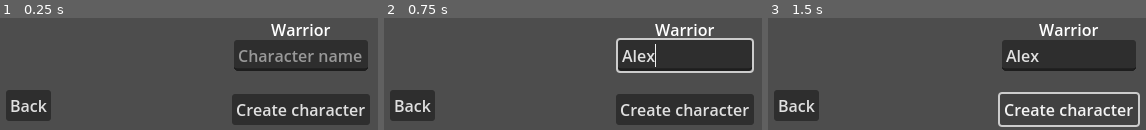
Above: before the commit, frames 1-3 (left to right).
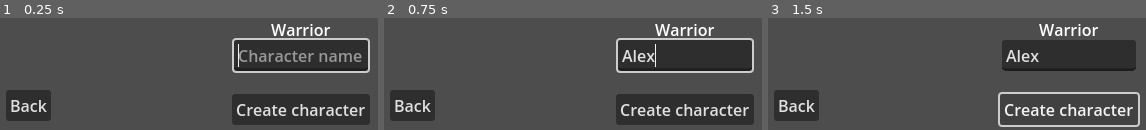
Above: after the commit, the same moments.

Repository: KTrevis/go-dot-client
Game: Godot game, scene res://scenes/UI/CCS/CCS.tscn
Same seed, same stepped clock (60 frames per second), same inputs: the game is played once before the commit and once after it. This scene is started directly instead of the project's main scene.
Inputs (mouse positions are in pixels of both pictures, inside the frame that each line leads up to):
- Up to frame 1 (0.25 s): no input
- Up to frame 2 (0.75 s): click (686, 54) at 0.52 s; type "Alex" at 0.6 s
- Up to frame 3 (1.5 s): click "Create character" at 1.25 s

The runs differ from the first frame. In frame 1, 1.6% of the frame differs, in the area x 61-98%, y 17-50%; in frame 2, nothing differs; in frame 3, nothing differs.
Error before the commit: Out of bounds get index '0' (on base: 'Array') (res://scenes/UI/CCS/CCS.gd:14)
Error after the commit: Out of bounds get index '0' (on base: 'Array') (res://scenes/UI/CCS/CCS.gd:15)

Commit message:
basic ccs + character deletion done

Diff:
--- a/scenes/UI/CCS/CCS.gd
+++ b/scenes/UI/CCS/CCS.gd
@@ -10,6 +10,7 @@
 	return load("res://scenes/UI/CCS/CCS.tscn").instantiate() as CCS
 
 func _ready() -> void:
+	$LineEdit.grab_focus()
 	WebSocket.data_received.connect(onDataReceived)
 	$ClassName.text = classesName[0]
 	for name in classesName:
@@ -18,10 +19,13 @@
 		$FlowContainer.add_child(button)
 		button.pressed.connect(onClassPick.bind(button))
 
-func onDataReceived(data := {}) -> void:
+func onDataReceived(type: String, data := {}) -> void:
+	if type != "CREATE_CHARACTER":
+		return
 	if "success" in data:
 		queue_free()
 		get_node("/root/main").add_child(CSS.loadScene())
+		return
 	$Error.text = data.error
 
 func _on_create_character_pressed() -> void:
--- a/scenes/UI/CCS/CCS.tscn
+++ b/scenes/UI/CCS/CCS.tscn
@@ -18,14 +18,6 @@
 offset_top = 22.0
 offset_right = 620.0
 offset_bottom = 267.0
-
-[node name="CreateCharacter" type="Button" parent="."]
-layout_mode = 2
-offset_left = 234.0
-offset_top = 324.0
-offset_right = 372.0
-offset_bottom = 355.0
-text = "Create character"
 
 [node name="ClassName" type="Label" parent="."]
 layout_mode = 0
@@ -53,6 +45,14 @@
 horizontal_alignment = 1
 vertical_alignment = 1
 
+[node name="CreateCharacter" type="Button" parent="."]
+layout_mode = 2
+offset_left = 234.0
+offset_top = 324.0
+offset_right = 372.0
+offset_bottom = 355.0
+text = "Create character"
+
 [node name="Back" type="Button" parent="."]
 layout_mode = 0
 offset_left = 8.0
--- a/scenes/UI/CSS/CSS.gd
+++ b/scenes/UI/CSS/CSS.gd
@@ -1,18 +1,33 @@
 extends Control
 class_name CSS
+
+var characterPicked := ""
 
 static func loadScene() -> CSS:
 	return load("res://scenes/UI/CSS/CSS.tscn").instantiate()
 
-func updateCharacterList(data := {}) -> void:
-	if "characterList" not in data:
+func onCharacterClick(characterName: String):
+	%CharacterName.text = characterName
+
+func updateCharacterList(type := "", data := {}) -> void:
+	if type != "GET_CHARACTER_LIST":
 		return
-	for character in data.characterList:
+	var characterList: Array = data.characterList
+
+	characterPicked = ""
+	if characterList.size() != 0:
+		characterPicked = characterList[0].Name
+	%CharacterName.text = characterPicked
+	%Play.disabled = false
+	for node: Node in %CharacterContainer.get_children():
+		node.queue_free()
+	for character in characterList:
 		var button := Button.new()
 		button.text = "%s\n%s Level %d" % [character.Name, character.Class, character.Level]
 		%CharacterContainer.add_child(button)
-		%CharacterContainer.add_child(button.duplicate())
+		button.pressed.connect(onCharacterClick.bind(character.Name))
 
 func _ready() -> void:
+	%Play.grab_focus()
 	WebSocket.data_received.connect(updateCharacterList)
 	WebSocket.send("GET_CHARACTER_LIST")
--- a/scenes/UI/CSS/CSS.tscn
+++ b/scenes/UI/CSS/CSS.tscn
@@ -1,7 +1,8 @@
-[gd_scene load_steps=4 format=3 uid="uid://dmgnaerxipxud"]
+[gd_scene load_steps=5 format=3 uid="uid://dmgnaerxipxud"]
 
 [ext_resource type="Script" path="res://scenes/UI/CSS/CSS.gd" id="1_eamy2"]
 [ext_resource type="Script" path="res://scenes/UI/CSS/create_character.gd" id="2_2aaha"]
+[ext_resource type="Script" path="res://scenes/UI/CSS/delete_character.gd" id="3_y3sgu"]
 
 [sub_resource type="StyleBoxFlat" id="StyleBoxFlat_82d4q"]
 bg_color = Color(0, 0, 0, 0.392157)
@@ -11,12 +12,20 @@
 anchors_preset = 0
 script = ExtResource("1_eamy2")
 
+[node name="Label" type="Label" parent="."]
+layout_mode = 0
+offset_left = 464.0
+offset_top = -3.0
+offset_right = 572.0
+offset_bottom = 20.0
+text = "Character List"
+
 [node name="ScrollContainer" type="ScrollContainer" parent="."]
 layout_mode = 0
-offset_left = 479.0
-offset_top = 8.0
+offset_left = 403.0
+offset_top = 19.0
 offset_right = 633.0
-offset_bottom = 316.0
+offset_bottom = 313.0
 theme_override_styles/panel = SubResource("StyleBoxFlat_82d4q")
 
 [node name="CharacterContainer" type="BoxContainer" parent="ScrollContainer"]
@@ -26,11 +35,40 @@
 alignment = 1
 vertical = true
 
-[node name="CreateCharacter" type="Button" parent="."]
+[node name="BoxContainer" type="BoxContainer" parent="."]
 layout_mode = 0
-offset_left = 487.0
-offset_top = 320.0
-offset_right = 627.0
-offset_bottom = 351.0
-text = "Create Character"
+offset_top = 280.0
+offset_right = 641.0
+offset_bottom = 354.0
+alignment = 1
+vertical = true
+
+[node name="CharacterName" type="Label" parent="BoxContainer"]
+unique_name_in_owner = true
+layout_mode = 2
+size_flags_horizontal = 4
+
+[node name="Play" type="Button" parent="BoxContainer"]
+unique_name_in_owner = true
+layout_mode = 2
+size_flags_horizontal = 4
+disabled = true
+text = "Play"
+
+[node name="ButtonContainer" type="BoxContainer" parent="."]
+layout_mode = 2
+offset_left = 452.0
+offset_top = 322.0
+offset_right = 592.0
+offset_bottom = 353.0
+alignment = 1
+
+[node name="CreateCharacter" type="Button" parent="ButtonContainer"]
+layout_mode = 2
+text = "Create"
 script = ExtResource("2_2aaha")
+
+[node name="DeleteCharacter" type="Button" parent="ButtonContainer"]
+layout_mode = 2
+text = "Delete"
+script = ExtResource("3_y3sgu")
--- a/scenes/UI/CSS/create_character.gd
+++ b/scenes/UI/CSS/create_character.gd
@@ -5,12 +5,14 @@
 func onPress() -> void:
 	WebSocket.send("GET_CLASS_LIST")
 
+func onMsg(type: String, data := {}) -> void:
+	if type != "GET_CLASS_LIST":
+		return
+	var ccs := CCS.loadScene()
+	ccs.classesName = data.classes
+	get_node("/root/main").add_child(ccs)
+	get_node("../..").queue_free()
+
 func _ready() -> void:
-	WebSocket.data_received.connect(func(data := {}):
-		if "classes" not in data: return
-		var ccs := CCS.loadScene()
-		ccs.classesName = data.classes
-		get_node("../..").add_child(ccs)
-		get_node("..").queue_free()
-		)
+	WebSocket.data_received.connect(onMsg)
 	pressed.connect(onPress)
--- /dev/null
+++ b/scenes/UI/CSS/delete_character.gd
@@ -0,0 +1,20 @@
+extends Button
+
+@onready var css: CSS = get_node("../..")
+
+func onChoiceMade(choice: String) -> void:
+	if choice == "No":
+		return
+	WebSocket.send("DELETE_CHARACTER", {"name": css.characterPicked})
+	WebSocket.send("GET_CHARACTER_LIST")
+
+func onPress() -> void:
+	var choiceBox := ChoiceBox.loadScene()
+
+	choiceBox.choices = ["Yes", "No"]
+	choiceBox.prompt = "Are you sure you want to delete %s?" % [css.characterPicked]
+	choiceBox.choice_made.connect(onChoiceMade)
+	get_node("/root").add_child(choiceBox)
+
+func _ready() -> void:
+	pressed.connect(onPress)
--- a/scenes/UI/Login/Login.gd
+++ b/scenes/UI/Login/Login.gd
@@ -14,7 +14,9 @@
 	WebSocket.send("LOGIN", data)
 	%Button.disabled = true
 
-func onMessage(msg := {}) -> void :
+func onMessage(type: String, msg := {}) -> void :
+	if type != "LOGIN":
+		return
 	%Button.disabled = false
 	if "authenticated" in msg:
 		get_node("..").add_child(CSS.loadScene())
@@ -27,7 +29,7 @@
 func onConnection(button: Button):
 	button.disabled = false
 
-func onDisconnection(button: Button):
+func onDisconnection(data: Dictionary, button: Button):
 	button.disabled = false
 
 func _ready() -> void:
--- /dev/null
+++ b/scenes/modules/ChoiceBox/ChoiceBox.tscn
@@ -0,0 +1,29 @@
+[gd_scene load_steps=3 format=3 uid="uid://c0gxawp77ln8h"]
+
+[ext_resource type="Script" path="res://scenes/modules/ChoiceBox/choice_box.gd" id="1_c4oty"]
+
+[sub_resource type="StyleBoxFlat" id="StyleBoxFlat_bl6bc"]
+bg_color = Color(0, 0, 0, 0.392157)
+
+[node name="ChoiceBox" type="PanelContainer"]
+offset_left = 156.0
+offset_top = 16.0
+offset_right = 490.0
+offset_bottom = 153.0
+theme_override_styles/panel = SubResource("StyleBoxFlat_bl6bc")
+script = ExtResource("1_c4oty")
+
+[node name="MarginContainer" type="MarginContainer" parent="."]
+layout_mode = 2
+theme_override_constants/margin_bottom = 30
+
+[node name="Prompt" type="Label" parent="MarginContainer"]
+unique_name_in_owner = true
+layout_mode = 2
+horizontal_alignment = 1
+autowrap_mode = 3
+
+[node name="ButtonContainer" type="BoxContainer" parent="."]
+layout_mode = 2
+size_flags_horizontal = 4
+size_flags_vertical = 8
--- /dev/null
+++ b/scenes/modules/ChoiceBox/choice_box.gd
@@ -0,0 +1,23 @@
+extends PanelContainer
+class_name ChoiceBox
+
+signal choice_made(choice: String)
+
+var prompt := ""
+@export var choices: Array[String] = []
+
+static func loadScene() -> ChoiceBox:
+	return load("res://scenes/modules/ChoiceBox/ChoiceBox.tscn").instantiate()
+
+func onChoiceMade(choice: String) -> void:
+	choice_made.emit(choice)
+	queue_free()
+
+func _ready() -> void:
+	%Prompt.text = prompt
+	for choice in choices:
+		var button := Button.new()
+		button.text = choice
+		$ButtonContainer.add_child(button)
+		button.pressed.connect(onChoiceMade.bind(choice))
+		button.grab_focus()
--- a/websocket.gd
+++ b/websocket.gd
@@ -2,7 +2,7 @@
 
 var ip := "127.0.0.1:8080/websocket"
 
-signal data_received(data: Dictionary)
+signal data_received(type: String, data: Dictionary)
 signal connected
 signal disconnected(data: Dictionary)
 
@@ -17,7 +17,10 @@
 func _readPackets() -> void:
 	var message := _webSocket.get_packet().get_string_from_utf8()
 	if message:
-		data_received.emit(JSON.parse_string(message))
+		var split := message.split("\r\n")
+		assert(split.size() == 2)
+		var dict: Dictionary = JSON.parse_string(split[1])
+		data_received.emit(split[0], dict)
 
 func returnToLogin(error: String):
 	var loginScreen := LoginScreen.loadScene()
@@ -28,9 +31,10 @@
 	get_node("/root/main").add_child(loginScreen)
 
 func _ready() -> void:
-	#var host = JavaScriptBridge.eval("window.location.host")
-	#if host != null:
-		#ip = host + "/websocket"
+	var host = JavaScriptBridge.eval("window.location.host")
+	if host != null:
+		ip = host + "/websocket"
+
 	_webSocket.connect_to_url("ws://%s" % ip)
 	disconnected.connect(returnToLogin)
 
